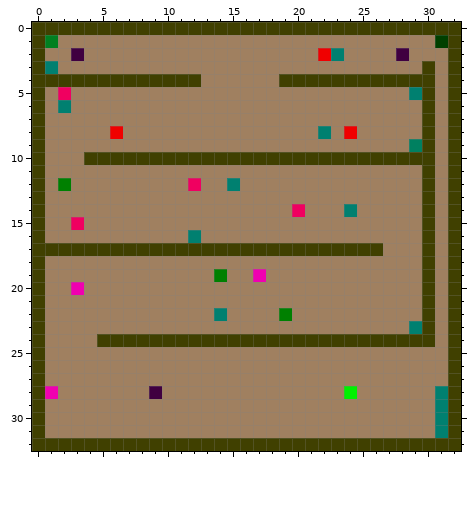
File history of a pixel-art sprite, levels/glevel7.png. Above: the version before the commit.
The file is 33x33 pixels.
After:
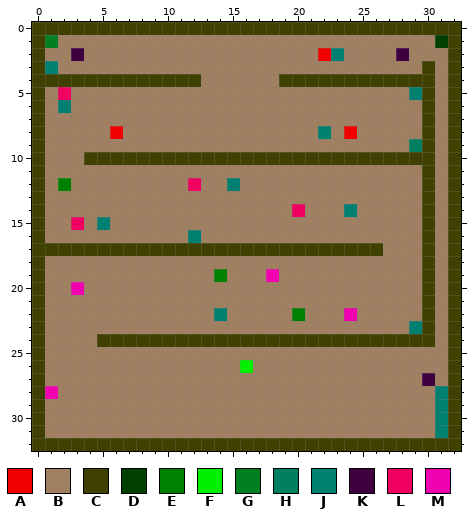
Palette (. is transparent): A #f00000  B #a08060  C #404000  D #004000  E #008000  F #00f000  G #008020  H #008060  J #008070  K #400040  L #f00060  M #f000b0
From old to new:
@@ x 3..7 @@
 14 BBBBB
-15 LBBBB
+15 LBJBB
 16 BBBBB
@@ x 15..26 @@
 18 BBBBBBBBBBBB
-19 BBMBBBBBBBBB
+19 BBBMBBBBBBBB
 20 BBBBBBBBBBBB
 21 BBBBBBBBBBBB
-22 BBBBEBBBBBBB
+22 BBBBBEBBBMBB
 23 BBBBBBBBBBBB
@@ x 0..32 @@
 25 CBBBBBBBBBBBBBBBBBBBBBBBBBBBBBBBC
-26 CBBBBBBBBBBBBBBBBBBBBBBBBBBBBBBBC
-27 CBBBBBBBBBBBBBBBBBBBBBBBBBBBBBBBC
-28 CMBBBBBBBKBBBBBBBBBBBBBBFBBBBBBJC
+26 CBBBBBBBBBBBBBBBFBBBBBBBBBBBBBBBC
+27 CBBBBBBBBBBBBBBBBBBBBBBBBBBBBBKBC
+28 CMBBBBBBBBBBBBBBBBBBBBBBBBBBBBBJC
 29 CBBBBBBBBBBBBBBBBBBBBBBBBBBBBBBJC
Changed places in both pictures, as pixel boxes (x1, y1, x2, y2):
changed: (97, 217, 110, 230)
changed: (240, 269, 305, 373)
changed: (344, 308, 357, 321)
changed: (422, 373, 435, 386)
changed: (149, 386, 162, 399)
changed: (344, 386, 357, 399)
